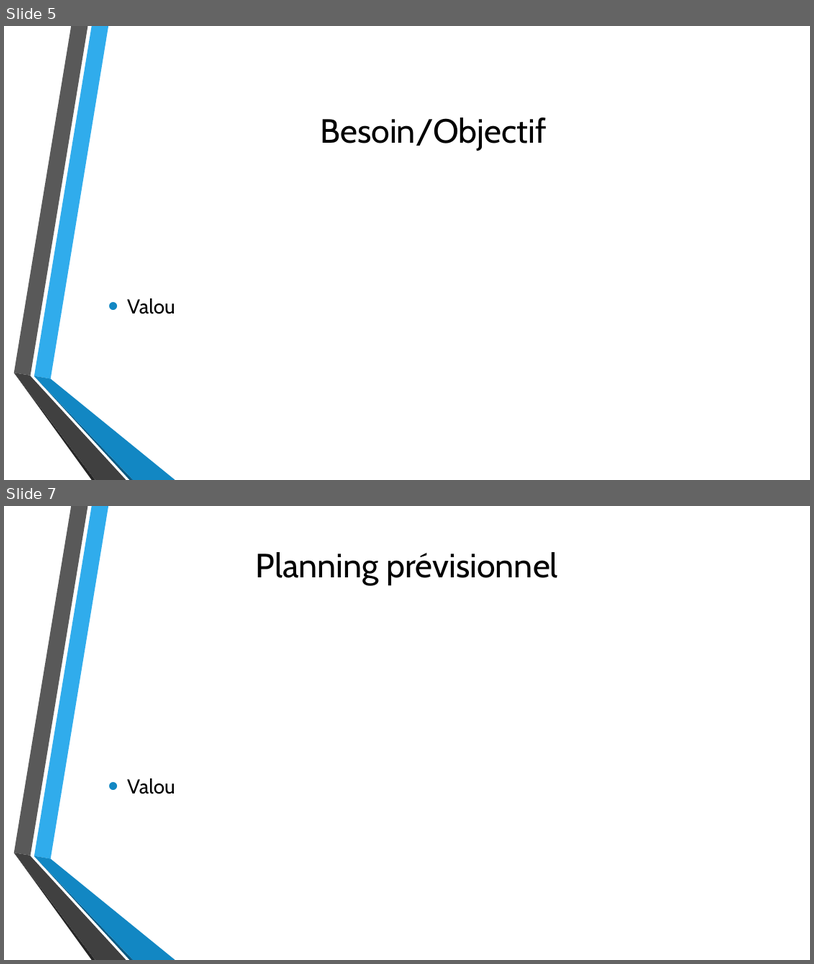
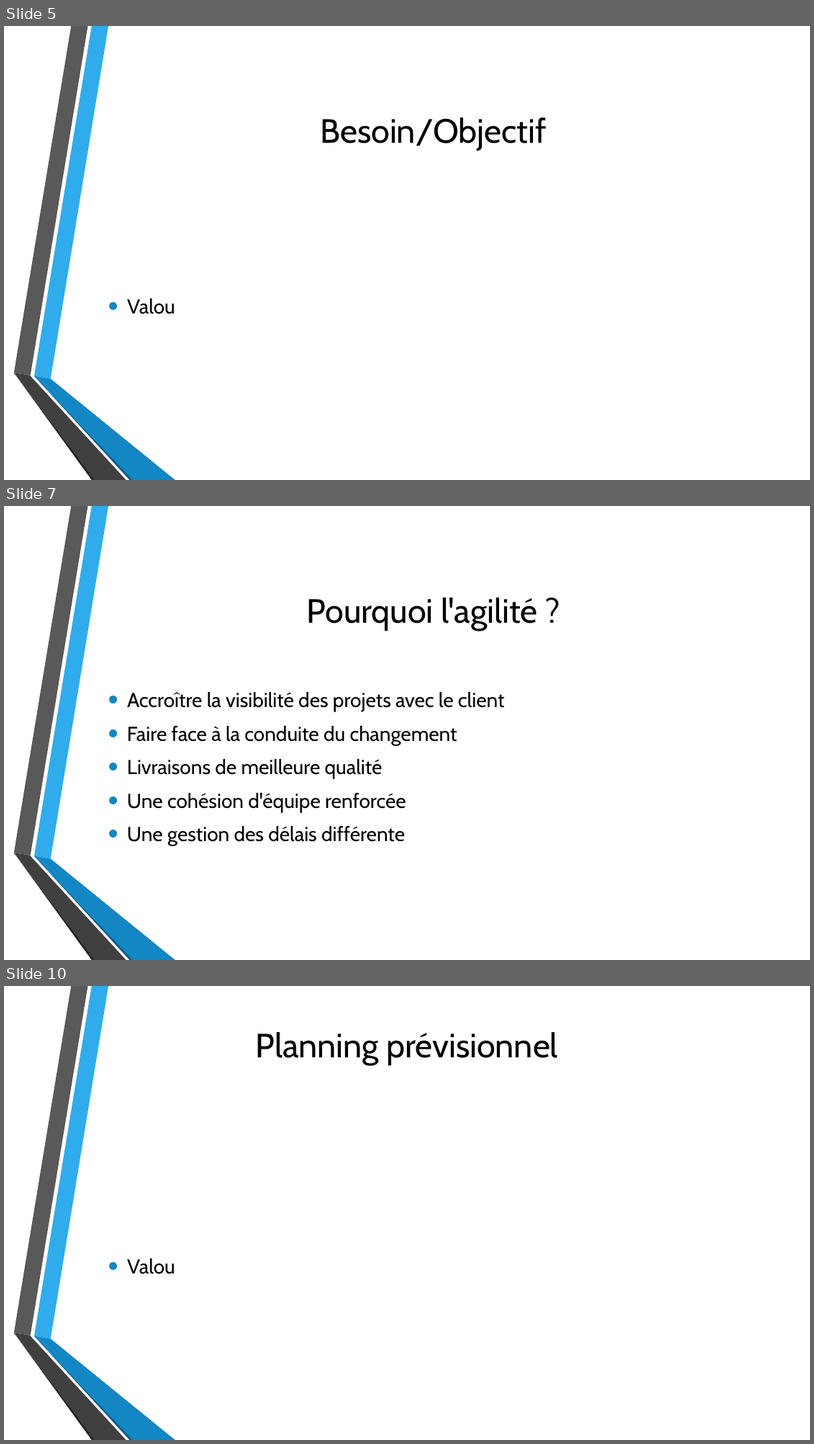
Before and after one commit to Chycrat/snir-co, a slide deck: LIVRABLE-4/Présentation livrable 4.pptx. Shown one above the other, each under a label of ours: slides 5 and 7 before the commit, slides 5, 7 and 10 after it; the slides between them are not shown. The pictures are 814x964 and 814x1444 pixels, drawn with LibreOffice and Linux fonts; fonts in the diff are those of the drawing; background and template pictures are left out. Boxes give left, top, right and bottom in pixels: in the first picture for what was removed or moved away, otherwise in the second. Text is boxed around its words. In the diff, an @@ line names an element or a change of style, - is before the commit and + after.

Commit message:
Agilité dans les slides

```diff
--- a/LIVRABLE-4/Présentation livrable 4.pptx
+++ b/LIVRABLE-4/Présentation livrable 4.pptx
@@ slide 7 added at [4, 506, 810, 960], background picture (left out); not listed: 6 template elements that a slide beside it also shows @@
@@ title added at [306, 597, 538, 631], 40 pt, text #000000 @@
+Pourquoi l'agilité ?
@@ text added at [127, 692, 504, 712], 24 pt, text #000000 @@
+• Accroître la visibilité des projets avec le client
@@ text added at [127, 726, 458, 745], 24 pt, text #000000 @@
+• Faire face à la conduite du changement
@@ text added at [127, 759, 383, 779], 24 pt, text #000000 @@
+• Livraisons de meilleure qualité
@@ text added at [127, 793, 406, 813], 24 pt, text #000000 @@
+• Une cohésion d'équipe renforcée
@@ text added at [127, 826, 405, 846], 24 pt, text #000000 @@
+• Une gestion des délais différente
@@ what was slide 7 is now slide 10 @@
```
Also in this commit, not shown: 3 other slides added, 1 slide removed.
